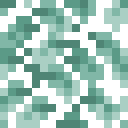
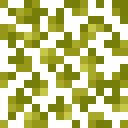
Layered file, before and after one edit (128x128). Changes by layer:
hid group "OAK" (11 layers) over [0,0,128,128]
"Layer 3": opacity 30% → 10% over [0,0,128,128]
added group "BIRCH NEW" with 16 layers above "BIRCH" over [0,0,128,128]
added group "4" (2nd of 3, in "BIRCH NEW") with 3 layers in group "BIRCH NEW" over [0,0,128,128]
added layer "Layer 1 copy 3" (1st of 2, in "BIRCH NEW" › "4") (color, 50%) in group "4" over [0,0,128,128]
added layer "Terralith Yellow copy 3" (color) in group "4" over [0,0,128,128]
added layer "birch_leaves_vanilla copy 4" (1st of 2, in "BIRCH NEW" › "4") in group "4" over [0,0,128,128]
